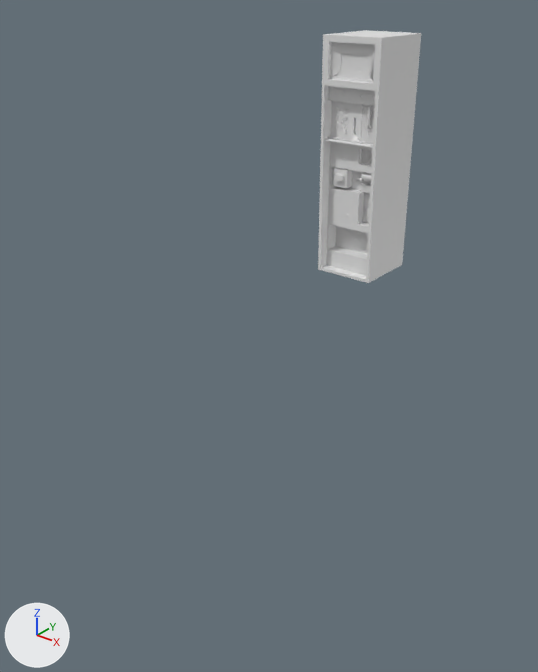
The FBX model Blender/submarine/oxy_gen/oxy_gen.fbx, before and after one commit.
Both versions are drawn from a 50 mm camera at (8.01, -11.07, 3.28) aimed at (-0.06, -1.0, -2.97). The axes (+X, +Y, +Z) are drawn at lower left. The lights are the same throughout. Where no turn or scale is listed for an object, it has been applied to the vertices.
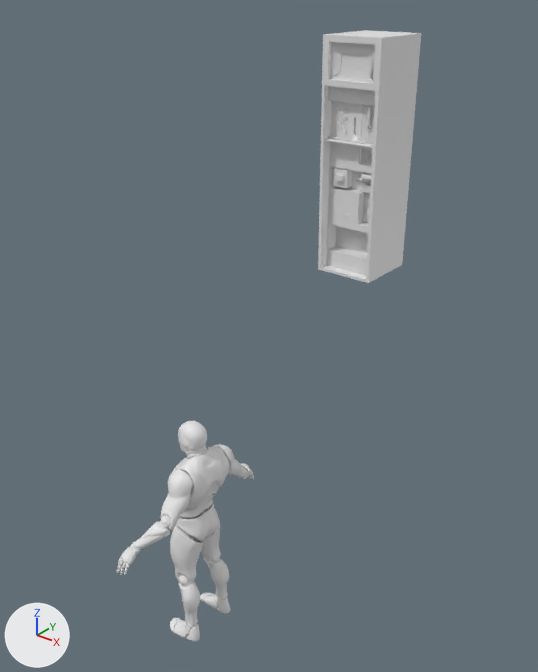
The newer file is also rescaled (x0.388), turned or shifted as a whole; pictures and numbers use the older file's frame.

The change, as JSON lines over the scene's bpy script:
```json
{"op": "add", "block": "me_sk_mannequin", "code": ["me_sk_mannequin = bpy.data.meshes.new('SK_Mannequin')", "me_sk_mannequin.from_pydata(...)  # 20684 vertices, 41004 faces; spans x -0.38..0.57, y -1.79..1.79, z 0.0..4.71"]}
{"op": "add", "block": "ob_sk_mannequin", "code": ["ob_sk_mannequin = bpy.data.objects.new('SK_Mannequin', me_sk_mannequin)", "ob_sk_mannequin.location = (-0.12, -3.16, -8.58)"]}
```

Boxes (x1, y1, x2, y2) around the edits, measured in the pictures (538 x 672 px):
```json
{"object": "SK_Mannequin", "change": "added", "after": [117, 421, 254, 642]}
```
